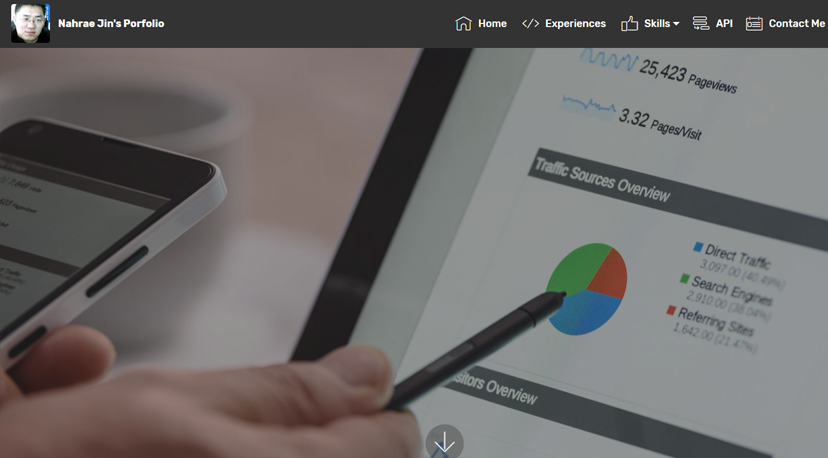
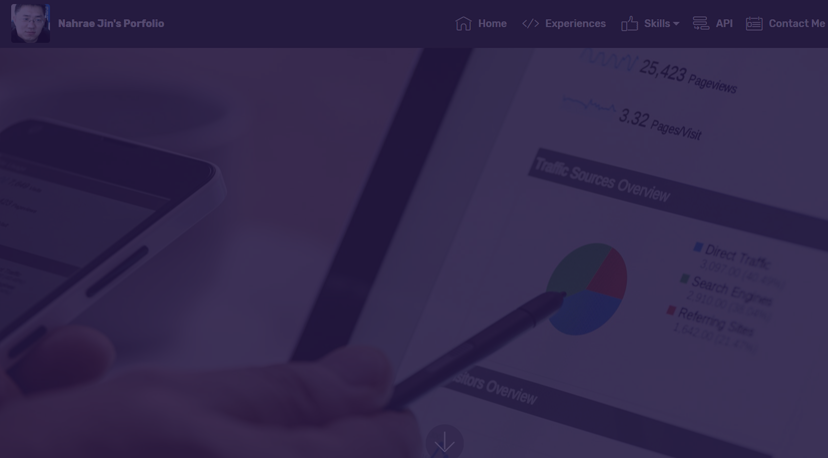
Before/after of a 828×458 layered artwork. What changed in the layer stack:
added layer "Layer 3" above "Layer 2" over [0, 0, 828, 458]
